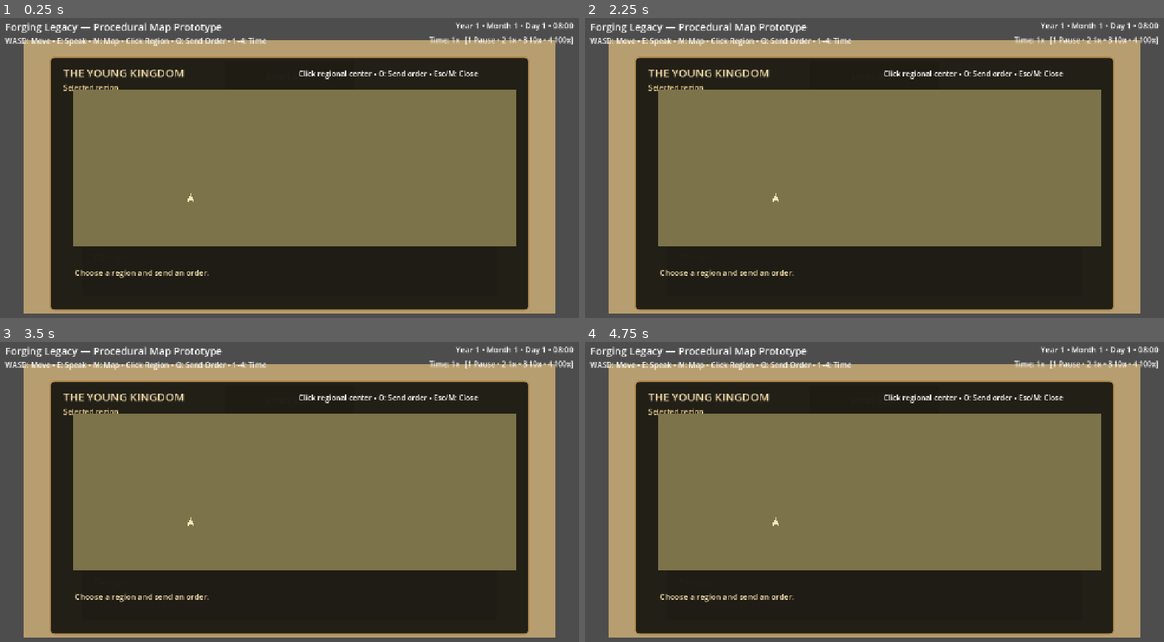
Above: before the commit, frames 1-4 (two rows, left to right).
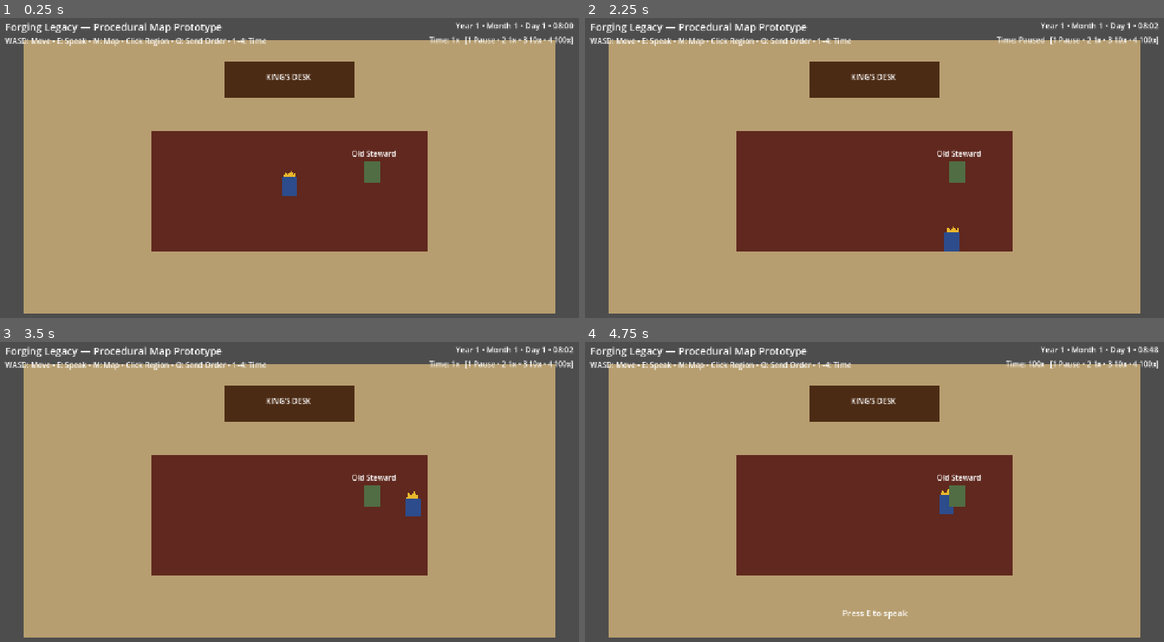
Above: after the commit, the same moments.

Repository: thomasmcanerney-gif/forging-legacy-game
Game: Godot game, scene res://scenes/main.tscn
Same seed, same stepped clock (60 frames per second), same inputs: the game is played once before the commit and once after it.
Inputs (mouse positions are in pixels of both pictures, inside the frame that each line leads up to):
- Up to frame 1 (0.25 s): no input
- Up to frame 2 (2.25 s): tap E (interact) at 0.5, 0.6, 1.25, 1.35, 2 s; move the mouse to (880, 168) at 0.52 s; hold D (move_right) 0.53-1.28 s; click (880, 168) at 0.67 s; move the mouse to (758, 192) at 1.27 s; hold S (move_down) 1.28-2.03 s; move the mouse to (932, 105) at 2.02 s; hold D (move_right) from 2.03 s (still down); tap 1 at 2.1 s
- Up to frame 3 (3.5 s): tap E (interact) at 2.3, 2.75, 3.05 s; move the mouse to (260, 567) at 2.77 s; release D (move_right) at 2.78 s; hold W (move_up) from 2.78 s (still down); tap 2 at 2.85 s; click (260, 567) at 2.92 s
- Up to frame 4 (4.75 s): tap E (interact) at 3.5, 3.8, 4.25, 4.55 s; move the mouse to (1053, 552) at 3.52 s; release W (move_up) at 3.53 s; hold A (move_left) from 3.53 s (still down); tap 3 at 3.6 s; move the mouse to (695, 450) at 4.27 s; tap 4 at 4.35 s

The runs differ from the first frame. In frame 1, 70% of the frame differs, in the area x 8-92%, y 12-98%; in frame 2, 70%, in the area x 8-100%, y 1-98%; in frame 3, 70%; in frame 4, 70%.
Error before the commit: Parse Error: Too few arguments for "advance()" call. Expected at least 4 but received 3. (res://scripts/main.gd:62)

Commit message:
Show character profiles and record diplomatic memories

Diff:
--- a/scripts/main.gd
+++ b/scripts/main.gd
@@ -59,13 +59,16 @@
 	foreign_event_system.advance(delta, game_time.speed_multiplier)
 	if diplomacy_system.active:
 		var diplomatic_target: WorldKingdomData = kingdom_state.get_world_kingdom(diplomacy_system.target_id)
-		diplomacy_system.advance(delta, game_time.speed_multiplier, diplomatic_target)
+		var diplomatic_ruler: CharacterData = kingdom_state.get_ruler_for_kingdom(diplomacy_system.target_id)
+		diplomacy_system.advance(delta, game_time.speed_multiplier, diplomatic_target, diplomatic_ruler)
 	var close_enough: bool = player.global_position.distance_to(advisor.global_position) < 90.0
 	prompt.visible = close_enough and not dialogue_open and not map_open
 	if close_enough and Input.is_action_just_pressed("interact") and not map_open:
 		_set_dialogue_open(not dialogue_open)
 		if dialogue_open:
-			dialogue_text.text = "My king, the world will not wait for us to make the first move. Events beyond our borders may reach us only after the fact."
+			var steward: CharacterData = kingdom_state.get_character("steward")
+			if steward != null:
+				dialogue_text.text = "%s\n\n%s" % [steward.get_summary(), steward.get_memory_summary()]
 	if dialogue_open and Input.is_action_just_pressed("ui_cancel"):
 		_set_dialogue_open(false)
 
@@ -174,7 +177,11 @@
 		selected_region_label.text = "No kingdom selected"
 		map_status.text = "Click a capital to inspect a neighboring kingdom."
 		return
-	selected_region_label.text = "Selected: %s" % world_kingdom.get_summary()
+	var ruler: CharacterData = kingdom_state.get_ruler_for_kingdom(world_kingdom.id)
+	if ruler != null:
+		selected_region_label.text = "Selected: %s\n%s" % [world_kingdom.get_summary(), ruler.get_summary()]
+	else:
+		selected_region_label.text = "Selected: %s" % world_kingdom.get_summary()
 	if foreign_event_system.is_waiting_for_decision() and world_kingdom.id == "edrath":
 		map_status.text = "COUP IN EDRATH: choose R to support Malek, C to recognize the rebels if they prevail, or N to remain neutral."
 	elif diplomacy_system.active:
@@ -182,7 +189,8 @@
 	elif world_kingdom.id == "player":
 		map_status.text = world_kingdom.disposition
 	else:
-		map_status.text = "%s  T: propose trade • A: propose alliance" % world_kingdom.disposition
+		var memory_text: String = ruler.get_memory_summary() if ruler != null else "Memories: unavailable."
+		map_status.text = "%s\n%s\nT: propose trade • A: propose alliance" % [world_kingdom.disposition, memory_text]
 
 func _send_regional_order() -> void:
 	if messenger_system.active:
@@ -314,6 +322,10 @@
 		else:
 			target.change_relation(-5)
 			result_text = "%s refused the alliance." % target.ruler_name
+	var responding_ruler: CharacterData = kingdom_state.get_ruler_for_kingdom(target_id)
+	if responding_ruler != null:
+		var memory_weight: int = 4 if outcome == "accepted" else (1 if outcome == "countered" else -3)
+		responding_ruler.remember("diplomacy_%s_%s" % [proposal, outcome], "Your %s proposal was %s" % [proposal, outcome], memory_weight)
 	selected_kingdom_id = target_id
 	if world_view:
 		messenger_marker.visible = false
@@ -340,15 +352,20 @@
 	var edrath: WorldKingdomData = kingdom_state.get_world_kingdom("edrath")
 	if edrath == null: return
 	if foreign_event_system.decision == "support":
+		var malek: CharacterData = kingdom_state.get_character("malek")
+		if malek != null: malek.remember("coup_support", "You defended his throne during the coup", 30)
 		edrath.change_relation(20)
 		edrath.disposition = "King Malek survived the coup and remembers your support."
 	else:
 		edrath.ruler_name = "Varos"
 		edrath.alliance = false
+		var varos: CharacterData = kingdom_state.get_character("varos")
 		if foreign_event_system.decision == "recognize":
+			if varos != null: varos.remember("coup_recognition", "You recognized his claim before victory was certain", 24)
 			edrath.change_relation(15)
 			edrath.disposition = "King Varos seized the throne and values your early recognition."
 		else:
+			if varos != null: varos.remember("coup_neutrality", "You withheld support while he fought for the throne", -8)
 			edrath.change_relation(-5)
 			edrath.disposition = "King Varos seized the throne. Your neutrality avoided war but earned little trust."
 	selected_kingdom_id = "edrath"
